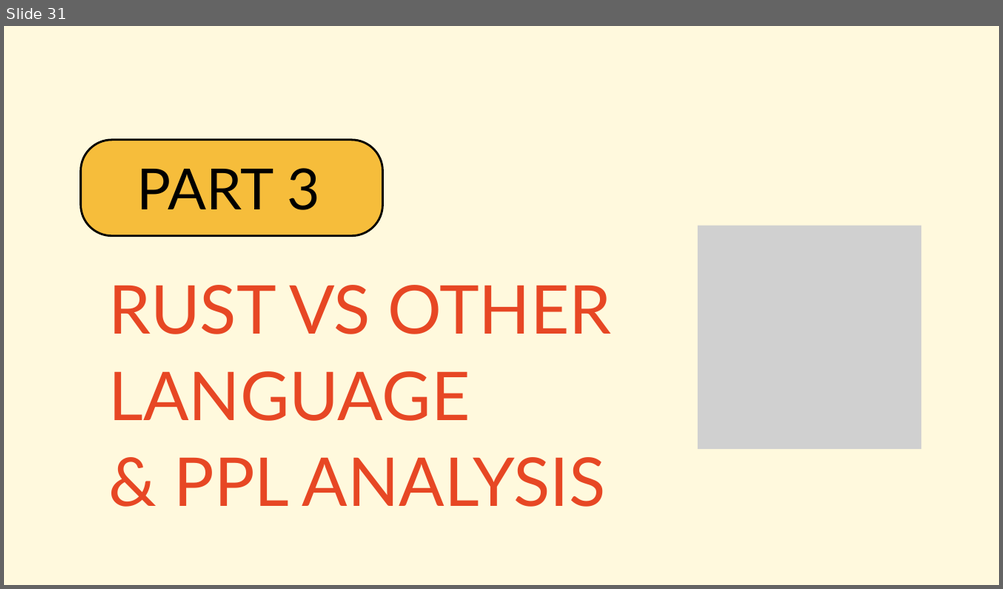
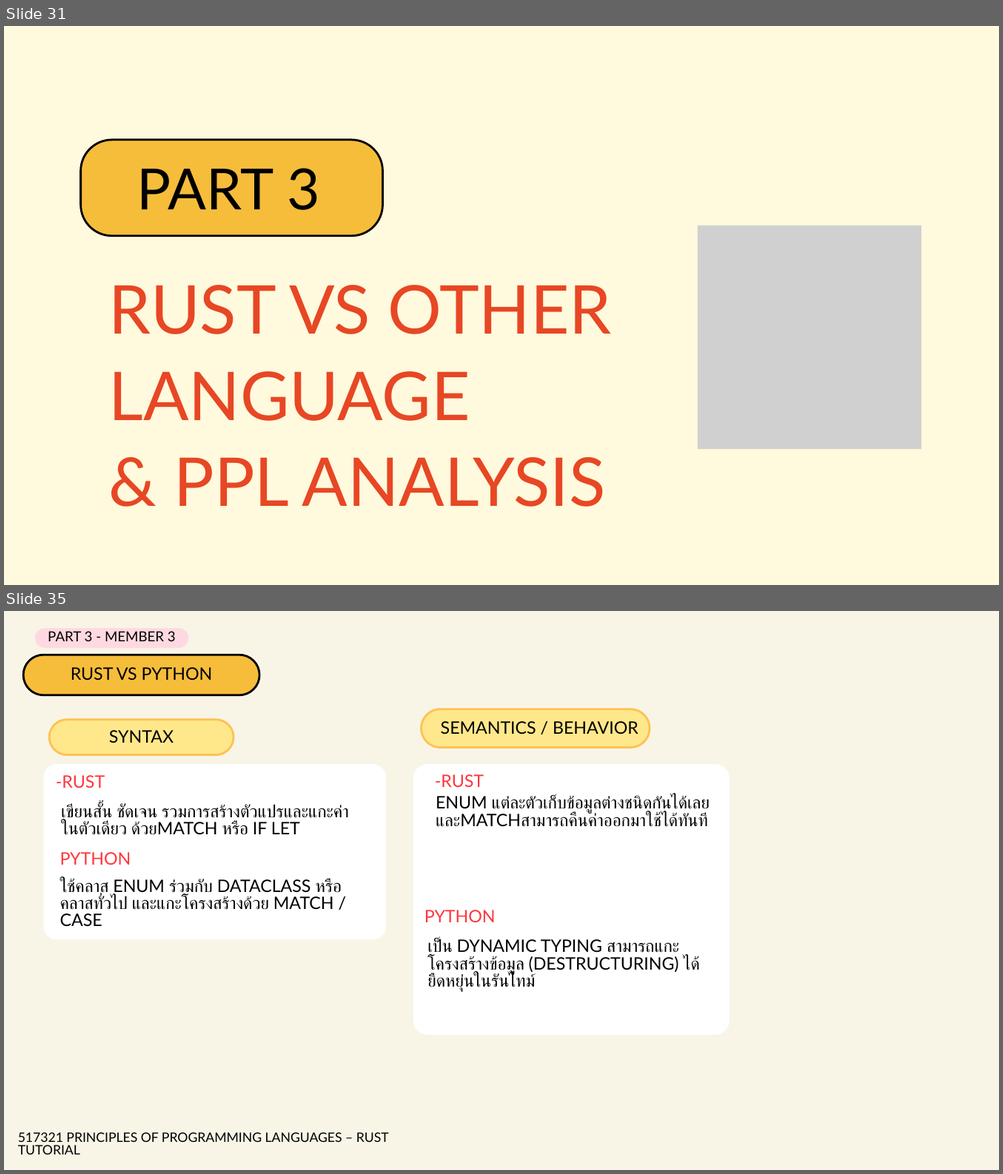
Before and after one commit to 670710143/rust-tutorial-2569, a slide deck: 09-enums-pattern-matching/Presentation/กลุ่มที่ 9 - Enums & Pattern Matching.pptx. Shown one above the other, each under a label of ours: slide 31 before the commit, slides 31 and 35 after it; the slides between them are not shown. The pictures are 1003x589 and 1003x1174 pixels, drawn with LibreOffice and Linux fonts; fonts in the diff are those of the drawing; grey boxes stand for pictures. Boxes give left, top, right and bottom in pixels: in the first picture for what was removed or moved away, otherwise in the second. Text is boxed around its words. In the diff, an @@ line names an element or a change of style, - is before the commit and + after.

```diff
--- a/09-enums-pattern-matching/Presentation/กลุ่มที่ 9 - Enums & Pattern Matching.pptx
+++ b/09-enums-pattern-matching/Presentation/กลุ่มที่ 9 - Enums & Pattern Matching.pptx
@@ slide 35 added at (4, 611, 999, 1170), background #F8F5E7 @@
@@ freeform shape added at (36, 629, 188, 647), fill #FFD9E1, outline #FFD9E1 3 pt @@
@@ text added at (48, 631, 176, 641), 20 pt, text #000000 @@
+PART 3 - MEMBER 3
@@ freeform shape added at (23, 655, 259, 695), fill #F6BD3B, outline #000000 3 pt @@
@@ text added at (71, 667, 213, 681), 24.9 pt, text #000000 @@
+RUST VS PYTHON
@@ freeform shape added at (49, 719, 233, 755), fill #FFE88B, outline #FFC153 3 pt @@
@@ freeform shape added at (421, 709, 649, 747), fill #FFE88B, outline #FFC153 3 pt @@
@@ text added at (441, 721, 638, 735), 24.9 pt, text #000000 @@
+SEMANTICS / BEHAVIOR
@@ text added at (109, 730, 173, 743), 24.9 pt, text #000000 @@
+SYNTAX
@@ freeform shape added at (44, 764, 386, 940), fill #FFFFFF @@
@@ freeform shape added at (413, 764, 729, 1035), fill #FFFFFF @@
@@ text added at (56, 775, 105, 788), 24.9 pt, text #FF363C @@
+-RUST
@@ text added at (435, 775, 484, 787), 24.9 pt, text #FF363C @@
+-RUST
@@ text added at (61, 803, 349, 835), 24.9 pt, text #000000 @@
+เขียนสั้น ชัดเจน รวมการสร้างตัวแปรและแกะค่าในตัวเดียว ด้วยMATCH หรือ IF LET
@@ text added at (435, 795, 709, 827), 24.9 pt, text #000000 @@
+ENUM แต่ละตัวเก็บข้อมูลต่างชนิดกันได้เลย และMATCHสามารถคืนค่าออกมาใช้ได้ทันที
@@ text added at (60, 852, 131, 865), 24.9 pt, text #FF363C @@
+PYTHON
@@ text added at (60, 878, 342, 927), 24.9 pt, text #000000 @@
+ใช้คลาส ENUM ร่วมกับ DATACLASS หรือคลาสทั่วไป และแกะโครงสร้างด้วย MATCH / CASE
@@ text added at (424, 910, 495, 923), 24.9 pt, text #FF363C @@
+PYTHON
@@ text added at (427, 939, 700, 992), 24.9 pt, text #000000 @@
+เป็น DYNAMIC TYPING สามารถแกะโครงสร้างข้อมูล (DESTRUCTURING) ได้ยืดหยุ่นในรันไทม์
@@ text added at (18, 1133, 389, 1155), 18.9 pt, text #000000 @@
+517321 PRINCIPLES OF PROGRAMMING LANGUAGES – RUST TUTORIAL
```
Also in this commit, not shown: 19 slides changed, 3 other slides added, 5 slides removed.
